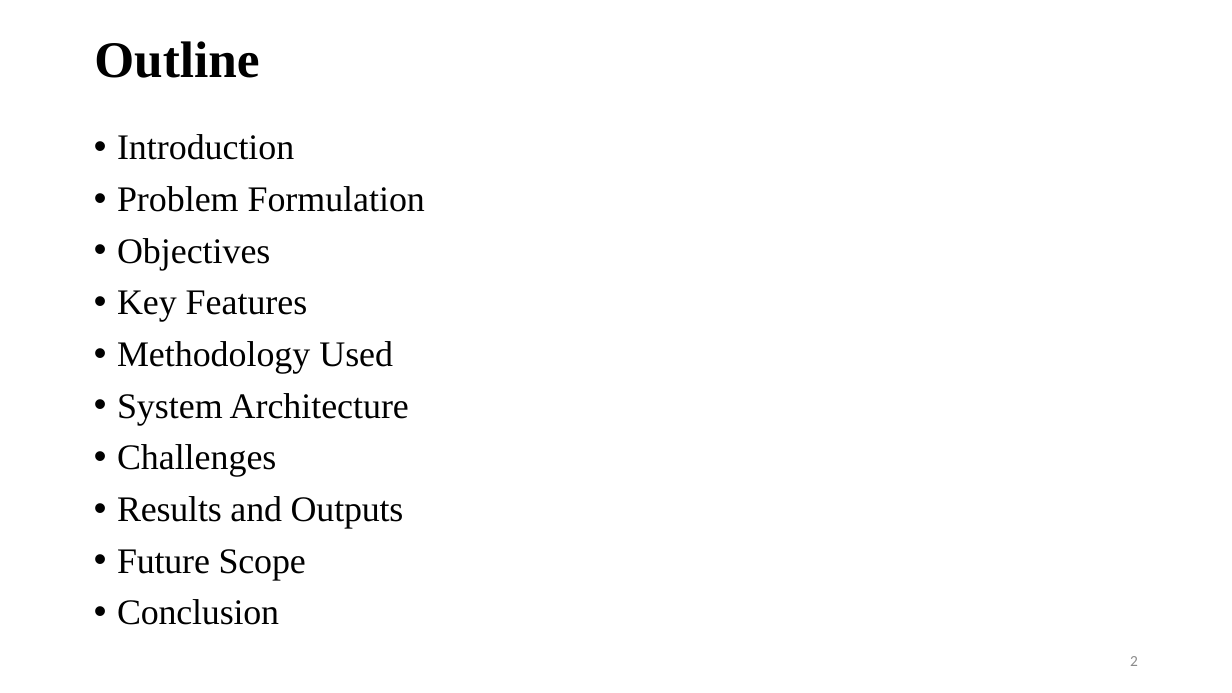
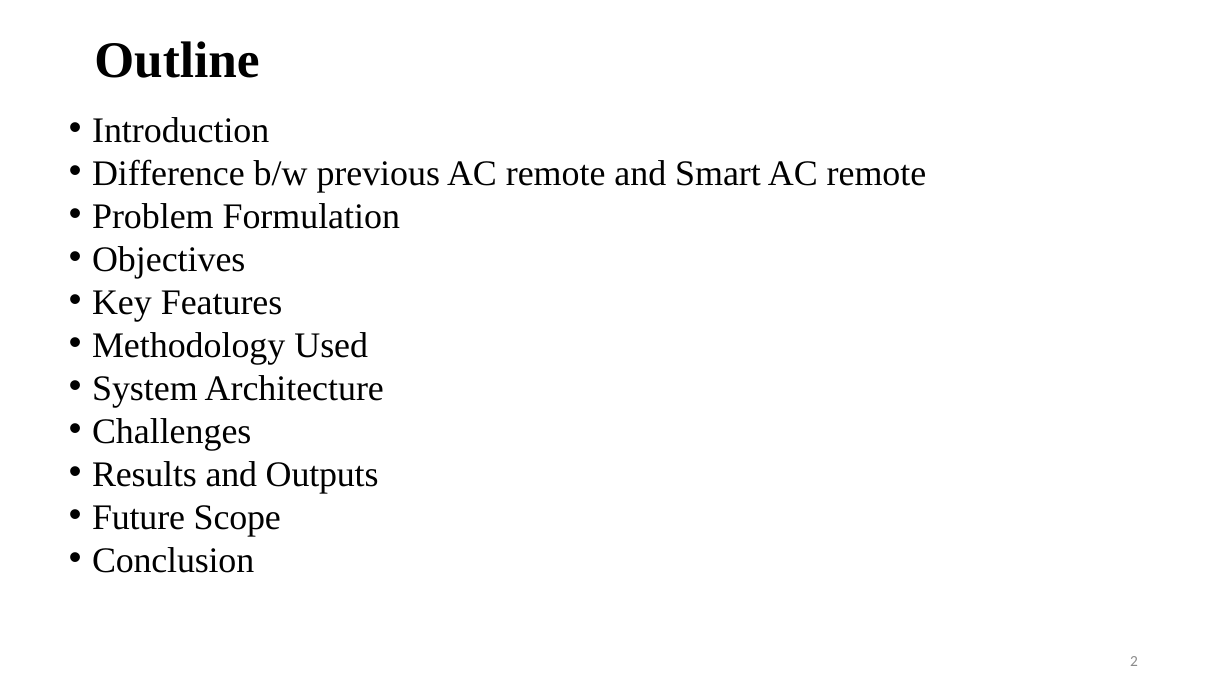
Before and after one commit to sandhya-95/HCI-project, a slide deck: slide 2 of AC_remote[1].pptx. Drawn at 1232x693 pixels with LibreOffice and Linux fonts; fonts in the diff are those of the drawing; background and template pictures are left out. Boxes give left, top, right and bottom in pixels: in the first picture for what was removed or moved away, otherwise in the second. Text is boxed around its words. In the diff, an @@ line names an element or a change of style, - is before the commit and + after.

```diff
--- a/AC_remote[1].pptx
+++ b/AC_remote[1].pptx
@@ text "Introduction": place and size @@
-text "Introduction" at <box>117,134,425,625</box>
+text "Introduction" at <box>92,117,927,573</box>
@@ text at <box>92,117,400,573</box>: line spacing 0.9 to 0.7 @@
@@ text at <box>92,159,927,193</box>: paragraph added @@
+• Difference b/w previous AC remote and Smart AC remote
```
Also in this commit, not shown: 1 slide added, 1 other file.
